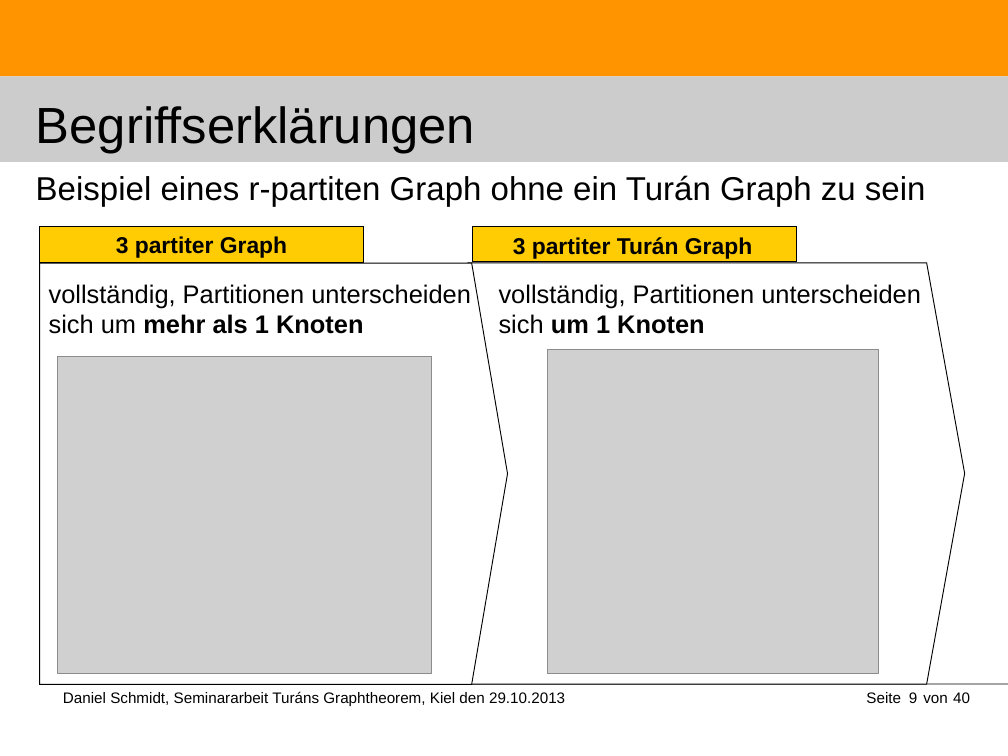
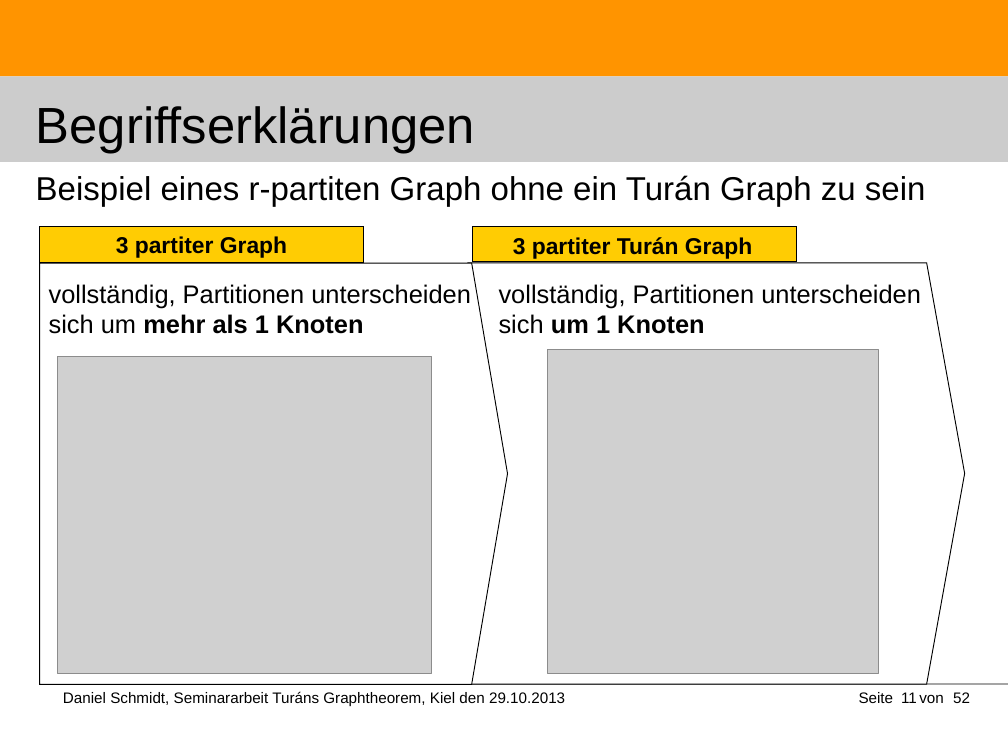
Before and after one commit to DanielMSchmidt/kombinatorik, a slide deck: slide 11 of Kombinatorik.odp (slide 9 before the commit). Drawn at 1008x756 pixels with LibreOffice and Linux fonts; fonts in the diff are those of the drawing; grey boxes stand for pictures. Boxes give left, top, right and bottom in pixels: in the first picture for what was removed or moved away, otherwise in the second. Text is boxed around its words. In the diff, an @@ line names an element or a change of style, - is before the commit and + after.

```diff
--- a/Kombinatorik.odp
+++ b/Kombinatorik.odp
@@ text "Seite": place and size @@
-text "Seite" at [866, 692, 901, 703]
+text "Seite" at [859, 692, 894, 703]
@@ text "von": place and size @@
-text "von" at [923, 694, 948, 703]
+text "von" at [919, 694, 944, 703]
@@ page number added at [901, 692, 917, 703], 12 pt, text #000000 @@
+11
@@ page number removed at [909, 692, 917, 703] @@
-9
@@ text at [953, 692, 970, 703]: text changed @@
-40
+52
```
Also in this commit, not shown: 38 other slides changed, 12 slides added, 24 other files.
